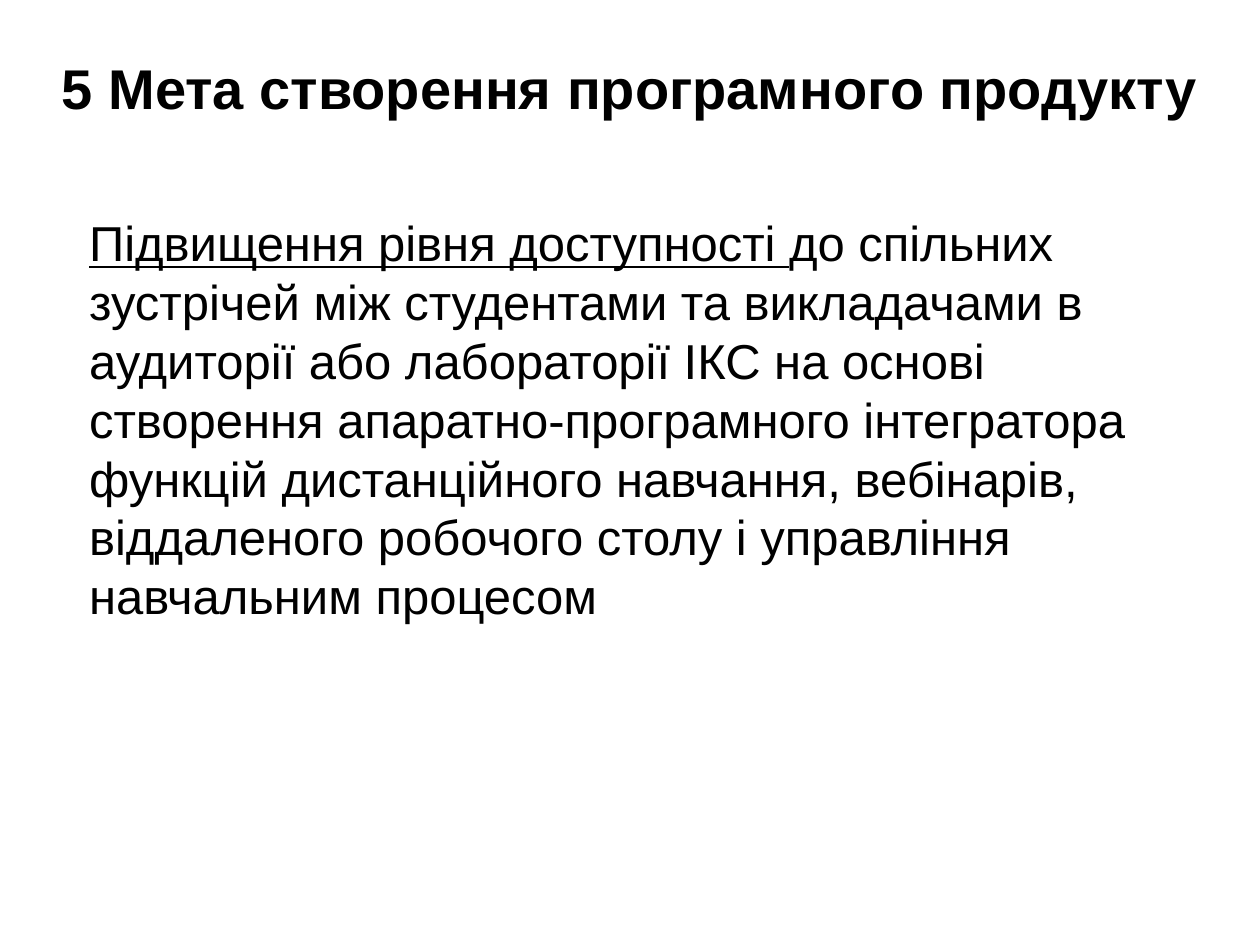
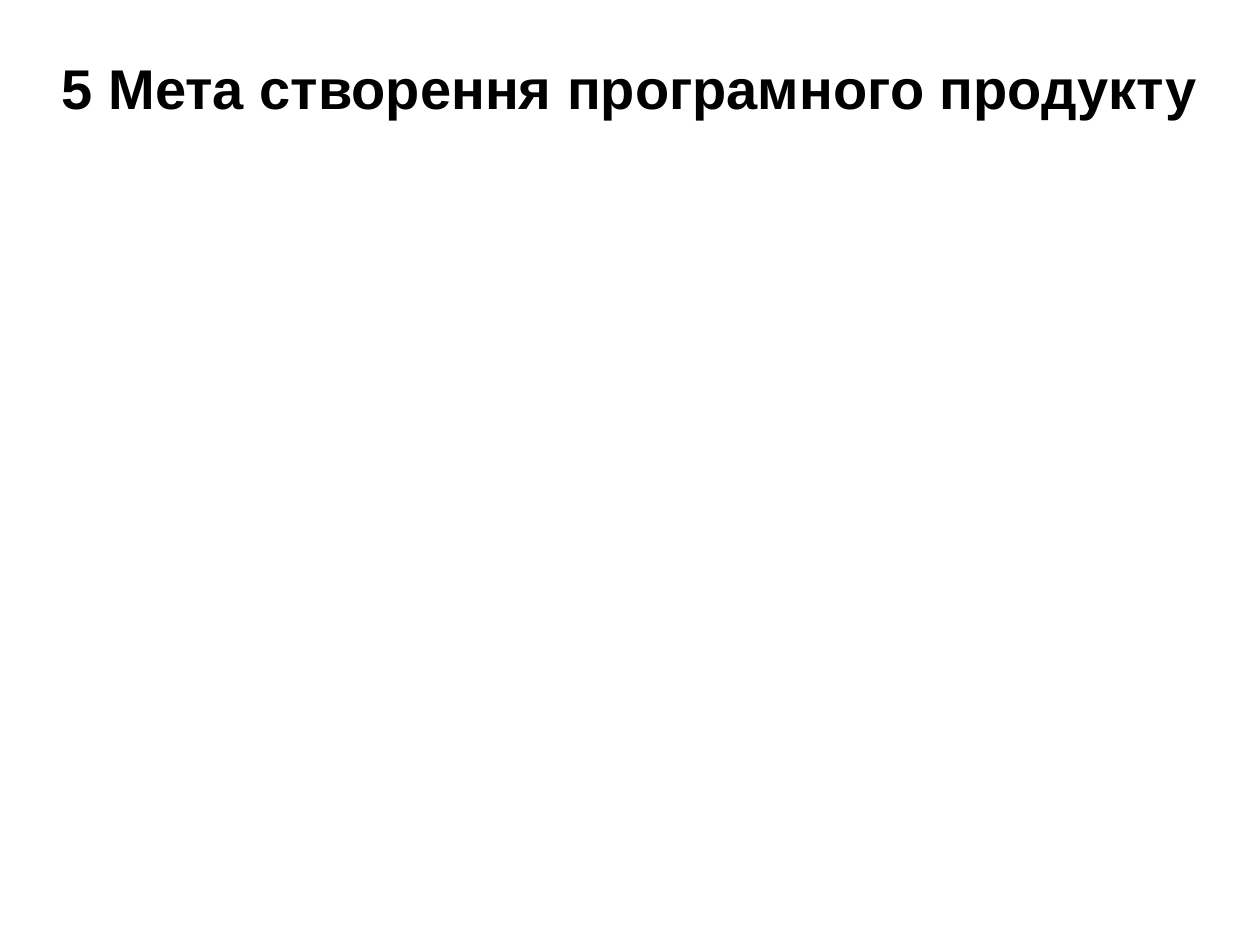
Before and after one commit to elxaz/kursa4AI, a slide deck: slide 6 of SW_Practice_1_example.ppt. Drawn at 1260x945 pixels with LibreOffice and Linux fonts; fonts in the diff are those of the drawing. Boxes give left, top, right and bottom in pixels: in the first picture for what was removed or moved away, otherwise in the second. Text is boxed around its words. In the diff, an @@ line names an element or a change of style, - is before the commit and + after.

```diff
--- a/SW_Practice_1_example.ppt
+++ b/SW_Practice_1_example.ppt
@@ text removed at (x1=89, y1=225, x2=1125, y2=624) @@
-Підвищення рівня доступності до спільних зустрічей між студентами та викладачами в аудиторії або лабораторії ІКС на основі створення апаратно-програмного інтегратора функцій дистанційного навчання, вебінарів, віддаленого робочого столу і управління навчальним процесом
```
